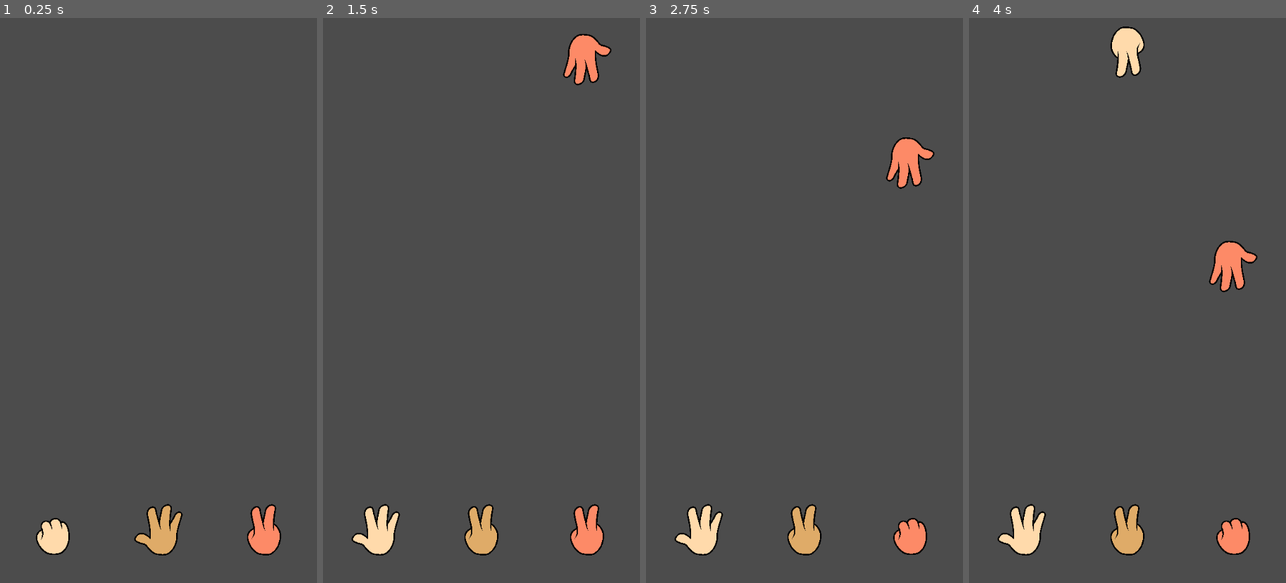
Above: before the commit, frames 1-4 (left to right).
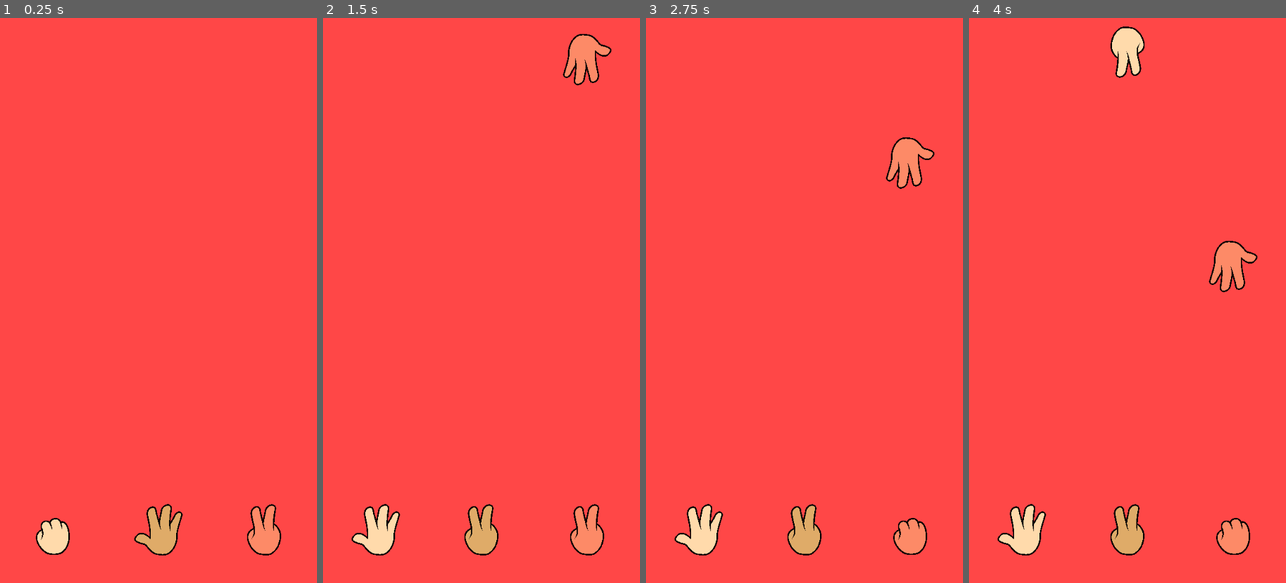
Above: after the commit, the same moments.

Repository: armancs12/RPS
Game: Godot game, scene res://scenes/Game.tscn
Two runs of this game, one before a commit and one after it. Both use one fixed random seed, a clock stepped at 60 frames per second and the inputs below. The project has no main scene, so this scene is started directly.
Inputs (mouse positions are in pixels of both pictures, inside the frame that each line leads up to):
- Up to frame 1 (0.25 s): no input
- Up to frame 2 (1.5 s): tap Enter at 0.5 s; move the mouse to (376, 532) at 0.52 s; click (376, 532) at 0.67 s; move the mouse to (481, 532) at 1.27 s; click (481, 532) at 1.42 s
- Up to frame 3 (2.75 s): move the mouse to (909, 532) at 2.02 s; click (909, 532) at 2.17 s
- Up to frame 4 (4 s): move the mouse to (1111, 413) at 2.77 s; click (1111, 413) at 2.92 s; move the mouse to (1222, 385) at 3.52 s; click (1222, 385) at 3.67 s

The runs differ from the first frame. In frame 1, 98% of the frame differs, in the area x 0-100%, y 0-100%; in frame 2, 97%; in frame 3, 97%; in frame 4, 97%.

Commit message:
Dynamic background is added.

Diff:
--- /dev/null
+++ b/objects/UI.gd
@@ -0,0 +1,13 @@
+extends Control
+
+var game: Node2D
+var backgroundColorIncrement: float = 0.002
+
+func _enter_tree():
+	game = self.owner
+	game.connect("score", self, "onScore")
+
+
+func onScore():
+	$Background.color.h += backgroundColorIncrement
+	print(self.name, ": ", "Background Color: ", $Background.color)
--- a/scenes/Game.gd
+++ b/scenes/Game.gd
@@ -1,6 +1,7 @@
 extends Node2D
 
 var score: int
+signal score
 
 func _enter_tree():
 	$PlayerHand.connect("gameOver", self, "onGameOver")
@@ -17,3 +18,4 @@
 func onScore():
 	score += 1
 	print(self.name, ": ", "Score: ", score)
+	emit_signal("score")
--- a/scenes/Game.tscn
+++ b/scenes/Game.tscn
@@ -1,11 +1,15 @@
-[gd_scene load_steps=4 format=2]
+[gd_scene load_steps=5 format=2]
 
 [ext_resource path="res://objects/PlayerHand/PlayerHand.tscn" type="PackedScene" id=1]
 [ext_resource path="res://objects/EnemyHandGenerator/EnemyHandGenerator.tscn" type="PackedScene" id=2]
+[ext_resource path="res://objects/UI.gd" type="Script" id=3]
 [ext_resource path="res://scenes/Game.gd" type="Script" id=4]
 
 [node name="Game" type="Node2D"]
 script = ExtResource( 4 )
+__meta__ = {
+"_edit_horizontal_guides_": [  ]
+}
 
 [node name="PlayerHand" parent="." instance=ExtResource( 1 )]
 position = Vector2( 96, 928 )
@@ -22,3 +26,24 @@
 speed = 150.0
 interval = 400.0
 speedIncrement = 4.0
+
+[node name="UI" type="Control" parent="."]
+show_behind_parent = true
+anchor_right = 1.0
+anchor_bottom = 1.0
+margin_right = 576.0
+margin_bottom = 1024.0
+mouse_filter = 2
+script = ExtResource( 3 )
+__meta__ = {
+"_edit_use_anchors_": false
+}
+
+[node name="Background" type="ColorRect" parent="UI"]
+anchor_right = 1.0
+anchor_bottom = 1.0
+mouse_filter = 2
+color = Color( 1, 0.282353, 0.282353, 1 )
+__meta__ = {
+"_edit_use_anchors_": false
+}
